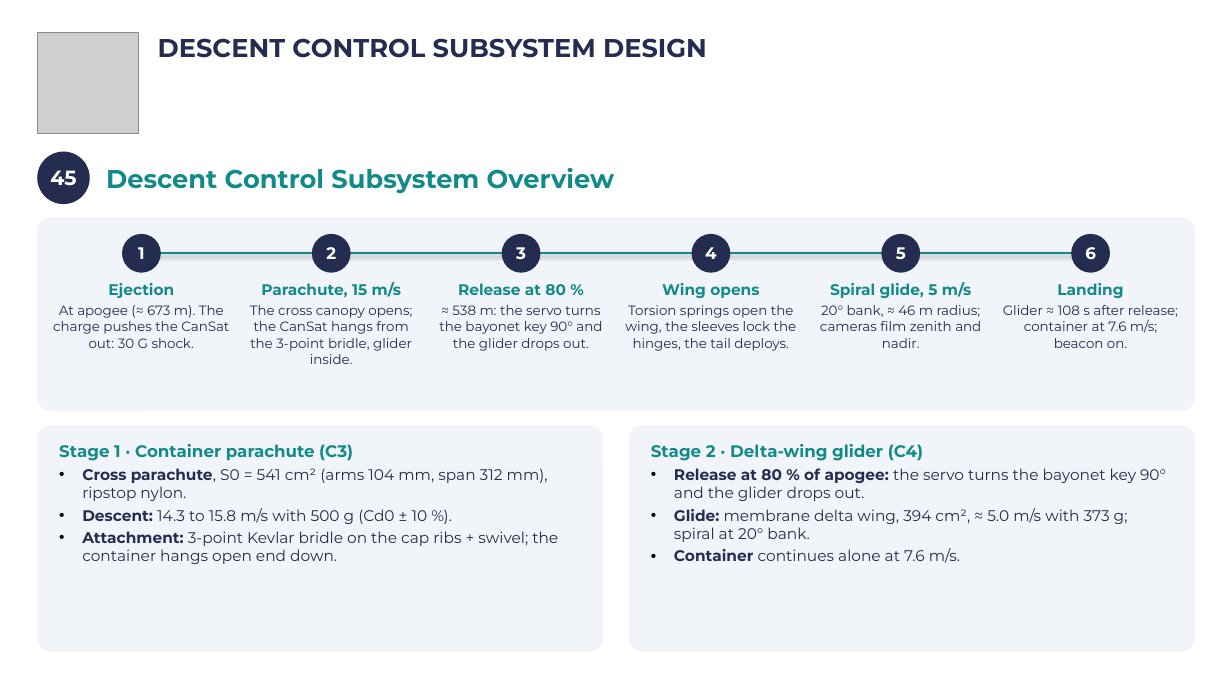
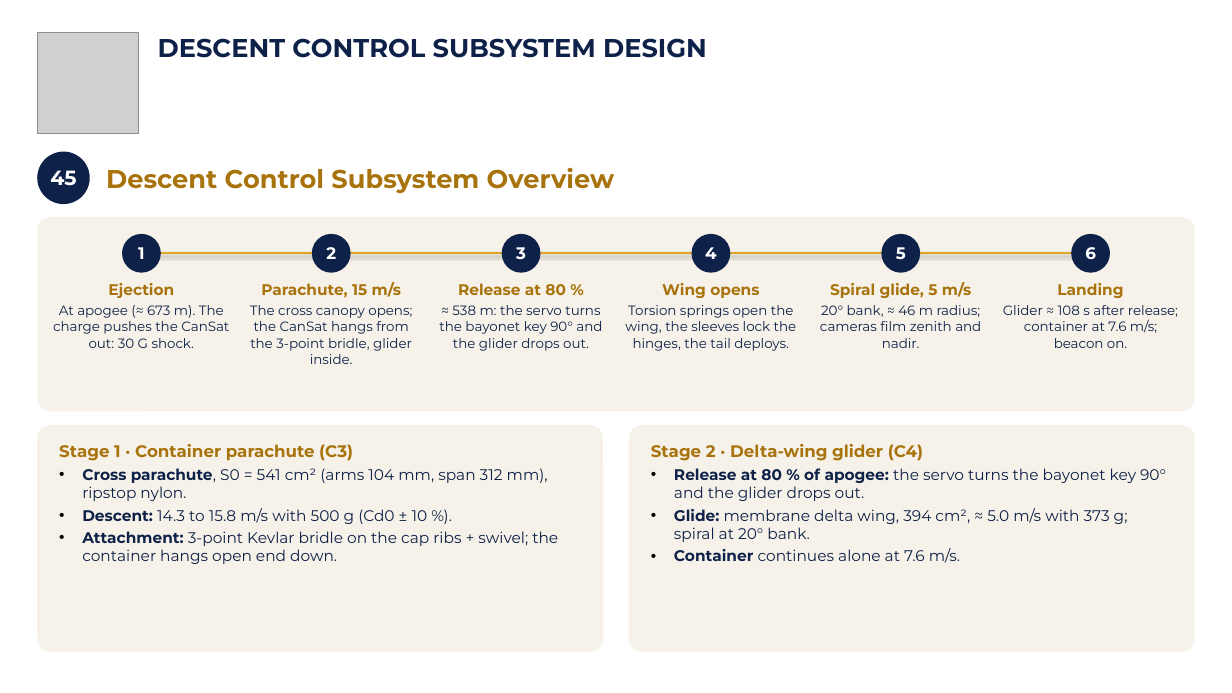
Before and after one commit to Caetano18/proyecto, a slide deck: slide 48 of cansat_pdr/laminas_plantilla/CanSat_PDR_Hermes_mecanica.pptx. Drawn at 1232x693 pixels with LibreOffice and Linux fonts; fonts in the diff are those of the drawing; grey boxes stand for pictures; background and template pictures are left out. Boxes give left, top, right and bottom in pixels: in the first picture for what was removed or moved away, otherwise in the second. Text is boxed around its words. In the diff, an @@ line names an element or a change of style, - is before the commit and + after.

```diff
--- a/cansat_pdr/laminas_plantilla/CanSat_PDR_Hermes_mecanica.pptx
+++ b/cansat_pdr/laminas_plantilla/CanSat_PDR_Hermes_mecanica.pptx
@@ text "DESCENT CONTROL SUBSYSTEM DESIGN" at [158, 38, 707, 58]: text colour #242C4F to #0E2148 @@
@@ text "Descent Control Subsystem Overview" at [106, 168, 614, 193]: text colour #138A8A to #A8730C @@
@@ rounded rectangle at [37, 217, 1195, 411]: fill #F1F4F9 to #F6F2E9 @@
@@ fill #242C4F to #0E2148 in 7 elements at [37, 152, 90, 204], [122, 234, 161, 273], [311, 234, 350, 273], [502, 234, 541, 273], [691, 234, 730, 273], [882, 234, 921, 273], [1071, 234, 1110, 273] @@
@@ line (141, 253) - (1091, 253): stroke #138A8A 1.5 pt to #E0A526 1.5 pt @@
@@ text "Ejection" at [53, 283, 229, 348]: text colour #138A8A to #A8730C in "Ejection"; text colour #242C4F to #0E2148 in "At apogee (≈ 673 m). The charge ..." @@
@@ text "Parachute, 15 m/s" at [250, 282, 412, 364]: text colour #138A8A to #A8730C in "Parachute, 15 m/s"; text colour #242C4F to #0E2148 in "The cross canopy opens; the CanSat hangs ..." @@
@@ text "Release at 80 %" at [439, 283, 602, 351]: text colour #138A8A to #A8730C in "Release at 80 %"; text colour #242C4F to #0E2148 in "≈ 538 m: the servo turns the ..." @@
@@ text "Wing opens" at [625, 283, 797, 351]: text colour #138A8A to #A8730C in "Wing opens"; text colour #242C4F to #0E2148 in "Torsion springs open the wing, the sleeves ..." @@
@@ text "Spiral glide, 5 m/s" at [820, 282, 981, 348]: text colour #138A8A to #A8730C in "Spiral glide, 5 m/s"; text colour #242C4F to #0E2148 in "20° bank, ≈ 46 m radius; cameras ..." @@
@@ text "Landing" at [1003, 283, 1178, 348]: text colour #138A8A to #A8730C in "Landing"; text colour #242C4F to #0E2148 in "Glider ≈ 108 s after release; container ..." @@
@@ rounded rectangle "Stage 1 · Container parachute ..." at [37, 425, 603, 652]: text colour #138A8A to #A8730C in "Stage 1 · Container parachute (C3)"; text colour #242C4F to #0E2148 in "Cross parachute, S0 = 541 cm² (arms ...", "Descent: 14.3 to 15.8 m/s with 500 ...", "Attachment: 3-point Kevlar bridle on the cap ..."; fill #F1F4F9 to #F6F2E9 @@
@@ rounded rectangle "Stage 2 · Delta-wing glider ..." at [629, 425, 1195, 652]: text colour #138A8A to #A8730C in "Stage 2 · Delta-wing glider (C4)"; text colour #242C4F to #0E2148 in "Release at 80 % of apogee: the ...", "Glide: membrane delta wing, 394 cm², ≈ ...", "Container continues alone at 7.6 m/s."; fill #F1F4F9 to #F6F2E9 @@
```
Also in this commit, not shown: 104 other slides changed, 10 other files.
